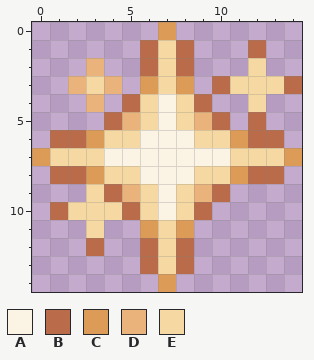
File history of a pixel-art sprite, icon_small.png. This is how it looked before the edit.
The file is 30x30 pixels, drawn in blocks of 2x2; one block is one cell here. Colours within 5 levels of each other are drawn and written as one.
Palette (. is transparent): A #fbf3e4  B #ba6c4a  C #dc9b56  D #eab37b  E #f6d9a2
Pixels before, first column x 0:
 0 .......C.......
 1 ......BEB...B..
 2 ...D..BEB...E..
 3 ..DED.CEC.BEEEB
 4 ...D.BEAEB..E..
 5 ....BDEAEDB.B..
 6 .BBCEEAAAEECBB.
 7 CEEEAAAAAAAEEEC
 8 .BBCEEAAAEECBB.
 9 ...EBDEAEDB....
10 .BEEEBEAEB.....
11 ...E..CEC......
12 ...B..BEB......
13 ......BEB......
14 .......C.......
After:
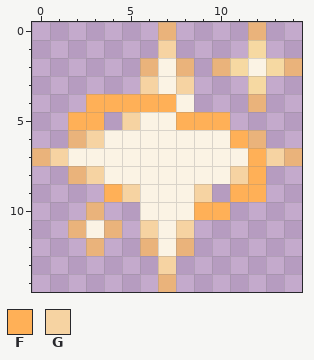
Colours new in this view: F #ffb057  G #f6d3a2
The exact change:
Changed rows in their new state; - is an unchanged pixel.
first column x 0:
 0 -------D----D--
 1 ------.G.---E--
 2 ---.--DAD-DEAED
 3 --...-GAG-..-..
 4 ---FFFFFA.--D--
 5 --FF.GA-FFF-.--
 6 -.DGAA---AAFD.-
 7 DGAA-------AFGD
 8 -.DGAA---AAGF.-
 9 ---.FGA-AG.FF--
10 -..D..A-AFF----
11 --DAD-GAG------
12 ---D--DAD------
13 ------.G.------
14 -------D-------
